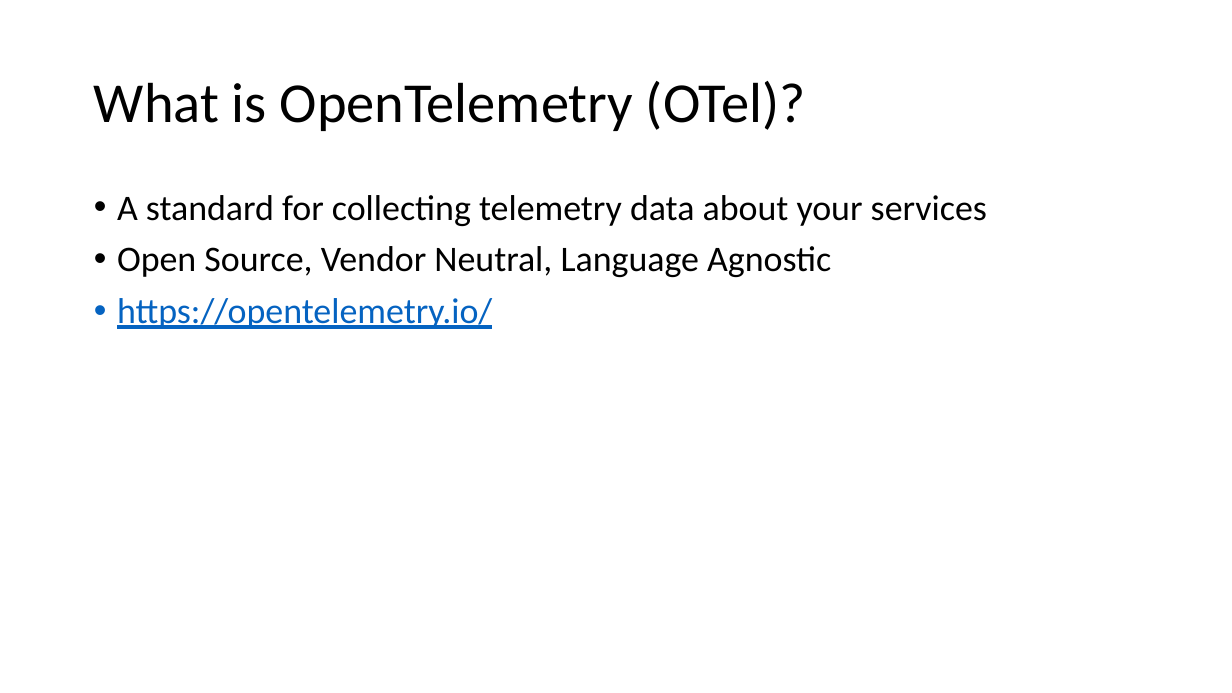
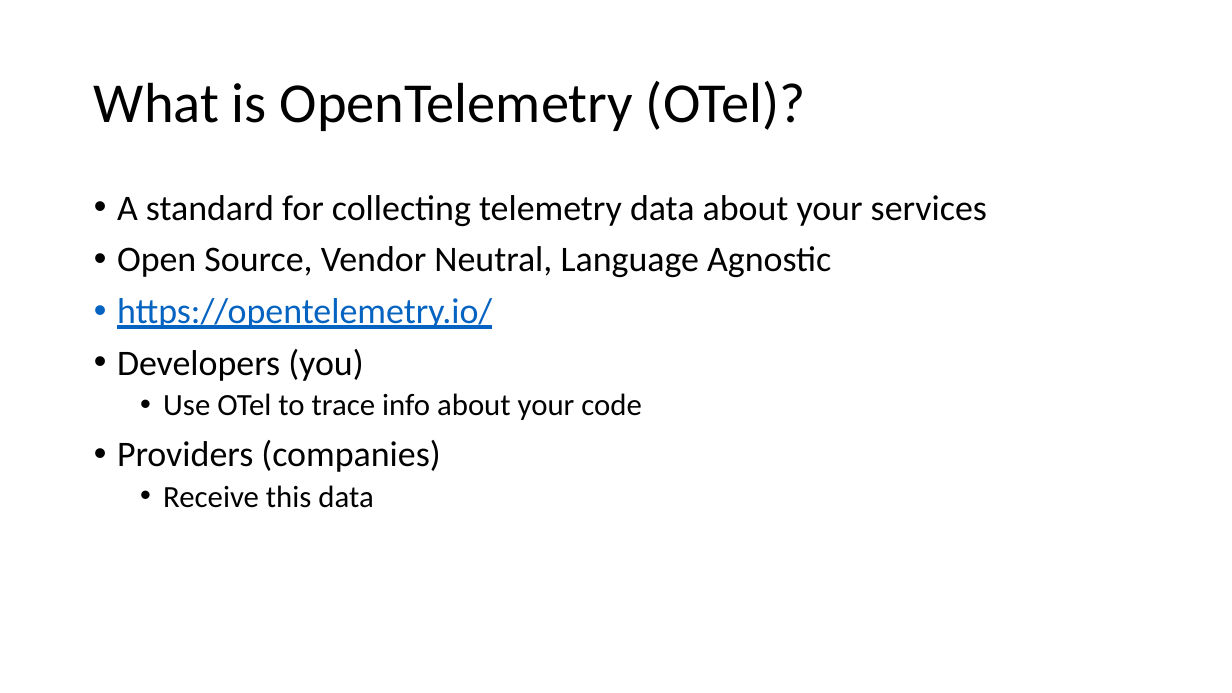
Before and after one commit to ProgrammerAL/Presentations-2023, a slide deck: slide 7 of 2023-03 - Orlando Code Camp - OpenTelemetry/Presentation.pptx. Drawn at 1232x693 pixels with LibreOffice and Linux fonts; fonts in the diff are those of the drawing. Boxes give left, top, right and bottom in pixels: in the first picture for what was removed or moved away, otherwise in the second. Text is boxed around its words. In the diff, an @@ line names an element or a change of style, - is before the commit and + after.

```diff
--- a/2023-03 - Orlando Code Camp - OpenTelemetry/Presentation.pptx
+++ b/2023-03 - Orlando Code Camp - OpenTelemetry/Presentation.pptx
@@ text at (x1=117, y1=349, x2=641, y2=508): paragraphs added @@
+• Developers (you)
+  • Use OTel to trace info about your code
+• Providers (companies)
+  • Receive this data
```
Also in this commit, not shown: 6 other slides changed, 5 slides added.
